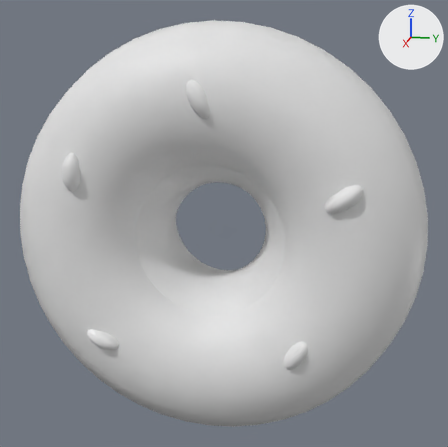
What one commit did to the Blender file Sonic R Final/Assets/Models/donut5.blend.
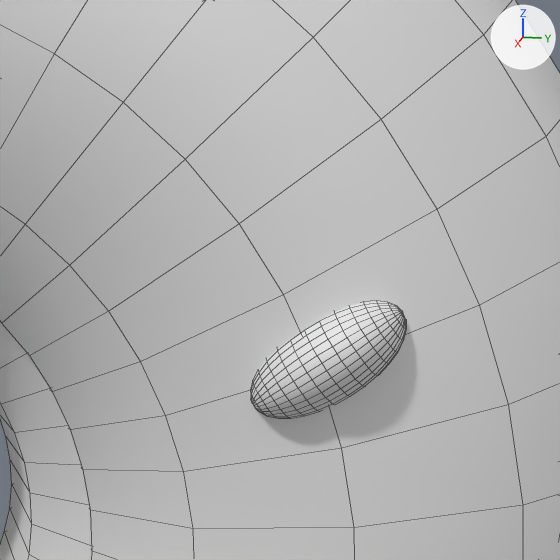
The first picture shows the older version from a 50 mm camera at (5.01, 1.04, 1.29) aimed at (0.06, 0.05, 0.06). The close-ups show both versions on the part from 59% to 90% of the width and 25% to 56% of the height of that picture; other places that the commit changed are outside them. The axes (+X, +Y, +Z) are drawn at upper right. The lights are the same throughout. The close-ups show mesh edges as thin lines.
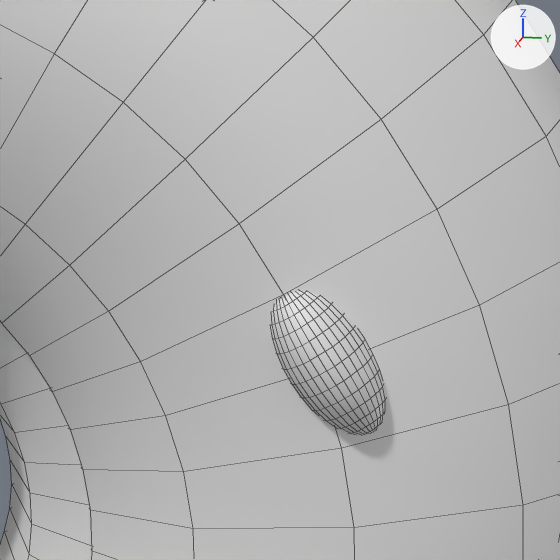
Edits to the bpy script that builds the scene:
```text
Change ob_sphere:
    ob_sphere.rotation_euler: (-0.947, 0.0, 0.0) -> (-2.557, 0.0, 0.0)  # degrees (-54, 0, 0) -> degrees (-147, 0, 0)
```

Pixel boxes (x1, y1, x2, y2) of what changed, in the close-ups (560 x 560 px):
'Sphere', turned: before (250, 301, 406, 419); after (271, 291, 386, 435)
